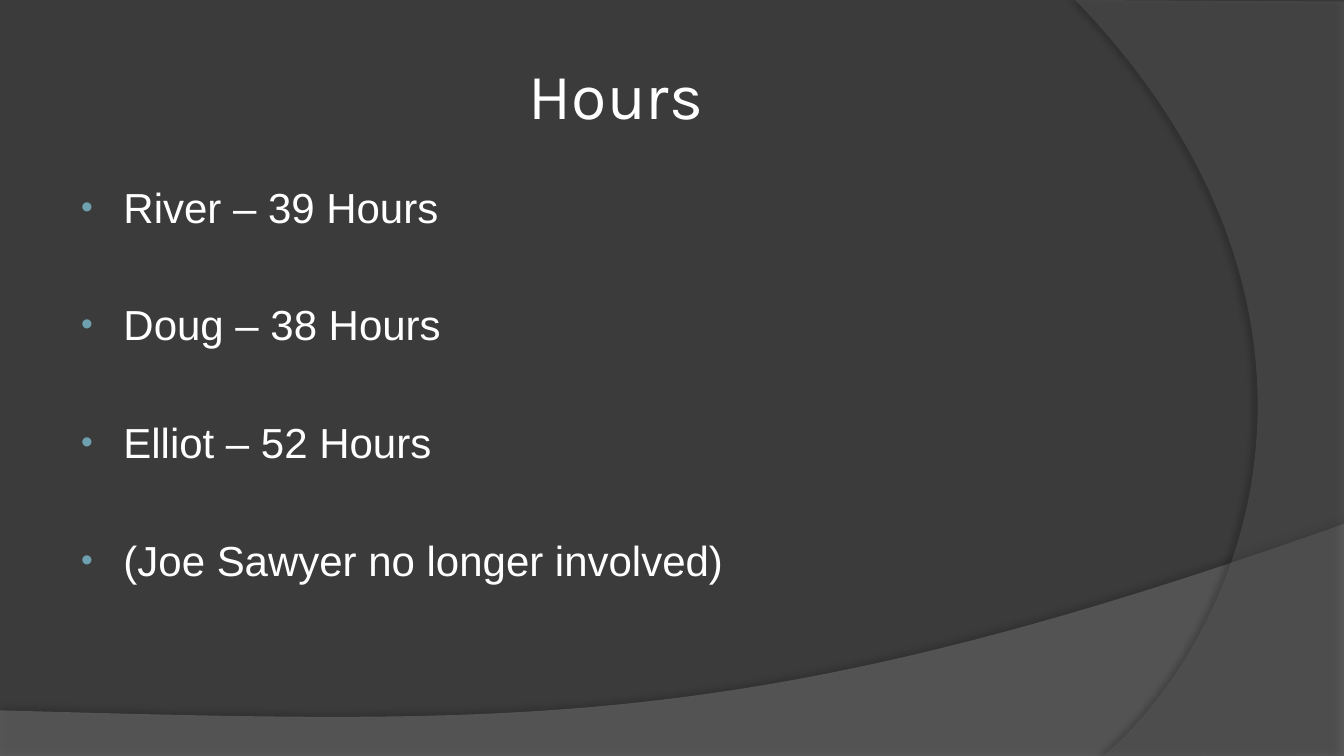
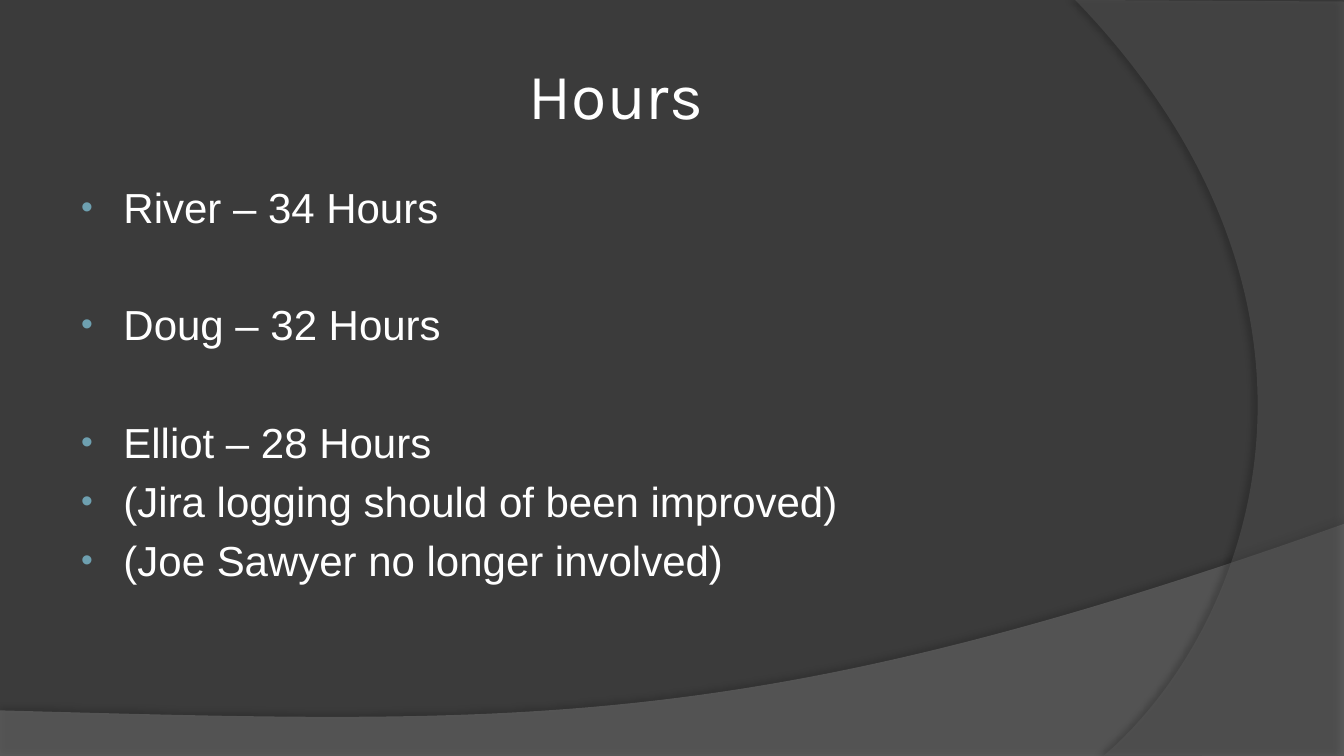
Before and after one commit to UoSGamesGroups/second-semester-s2-level-4-5-group-12, a slide deck: slide 8 of Assets/Research/Final_Presentation.pptx (slide 7 before the commit). Drawn at 1344x756 pixels with LibreOffice and Linux fonts; fonts in the diff are those of the drawing. Boxes give left, top, right and bottom in pixels: in the first picture for what was removed or moved away, otherwise in the second. Text is boxed around its words. In the diff, an @@ line names an element or a change of style, - is before the commit and + after.

```diff
--- a/Assets/Research/Final_Presentation.pptx
+++ b/Assets/Research/Final_Presentation.pptx
@@ text at (123, 192, 838, 525): text changed @@
-• River – 39 Hours
-• Doug – 38 Hours
-• Elliot – 52 Hours
+• River – 34 Hours
+• Doug – 32 Hours
+• Elliot – 28 Hours
+• (Jira logging should of been improved)
```
Also in this commit, not shown: 2 other slides changed, 1 slide added.
